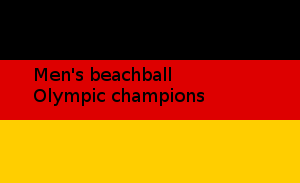
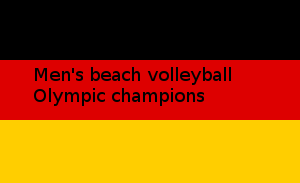
Two versions of the same layered image (300x183). Layer-by-layer changes:
renamed "Men's beachball ..." to "Men's beach volleyball ...", painted on it over (143, 67, 231, 85)
